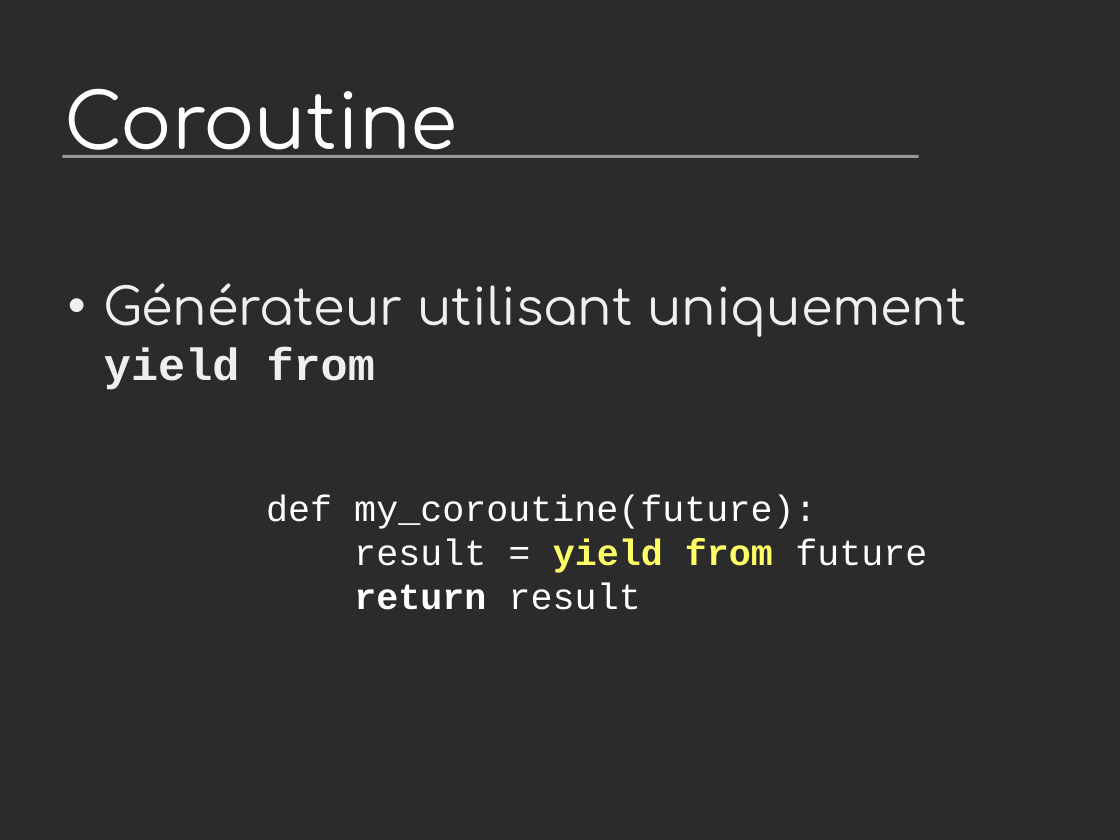
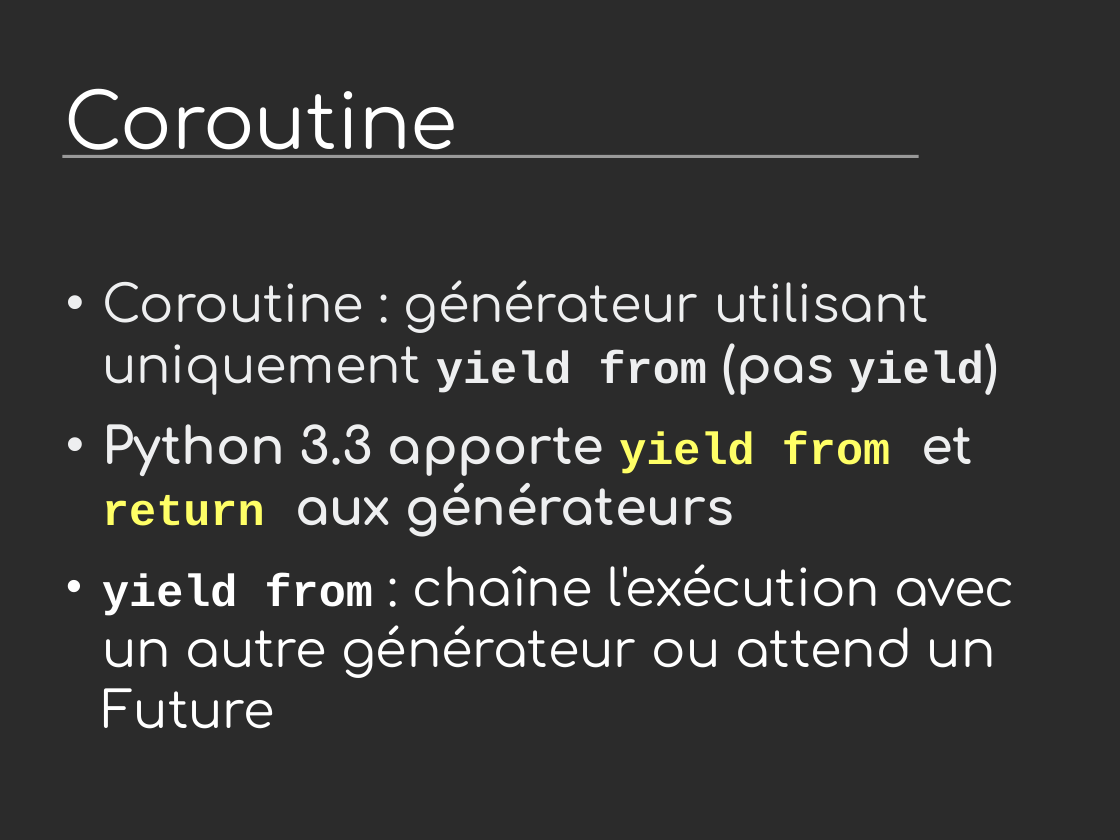
Before and after one commit to vstinner/talks, a slide deck: slide 29 of 2014-Pycon-Lyon/asyncio.odp. Drawn at 1120x840 pixels with LibreOffice and Linux fonts; fonts in the diff are those of the drawing; background and template pictures are left out; a plain dark background stands for a picture behind light text. Boxes give left, top, right and bottom in pixels: in the first picture for what was removed or moved away, otherwise in the second. Text is boxed around its words. In the diff, an @@ line names an element or a change of style, - is before the commit and + after.

```diff
--- a/2014-Pycon-Lyon/asyncio.odp
+++ b/2014-Pycon-Lyon/asyncio.odp
@@ text at (102, 280, 1015, 729): text changed @@
-• Générateur utilisant uniquement yield from
+• Coroutine : générateur utilisant uniquement yield from (pas yield)
+• Python 3.3 apporte yield from et return aux générateurs
+• yield from : chaîne l'exécution avec un autre générateur ou attend un Future
@@ text removed at (266, 495, 927, 610) @@
-def my_coroutine(future):
-result = yield from future
-return result
```
Also in this commit, not shown: 6 other slides changed, 3 slides added, 3 slides removed, 1 other file.
